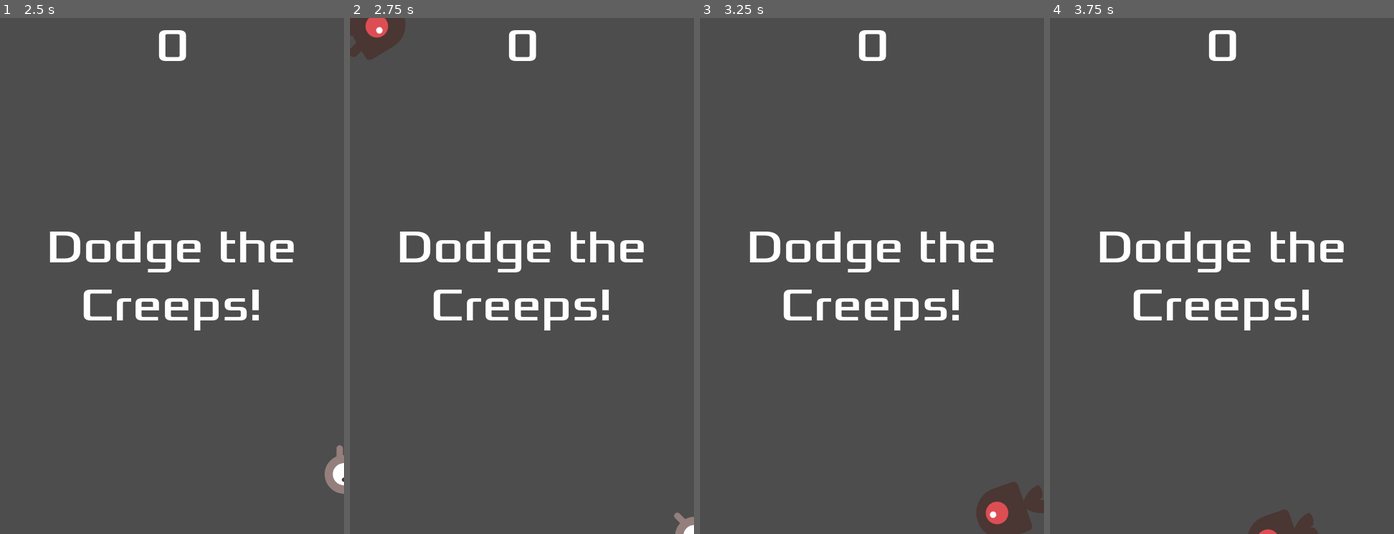
Above: before the commit, frames 1-4 (left to right).
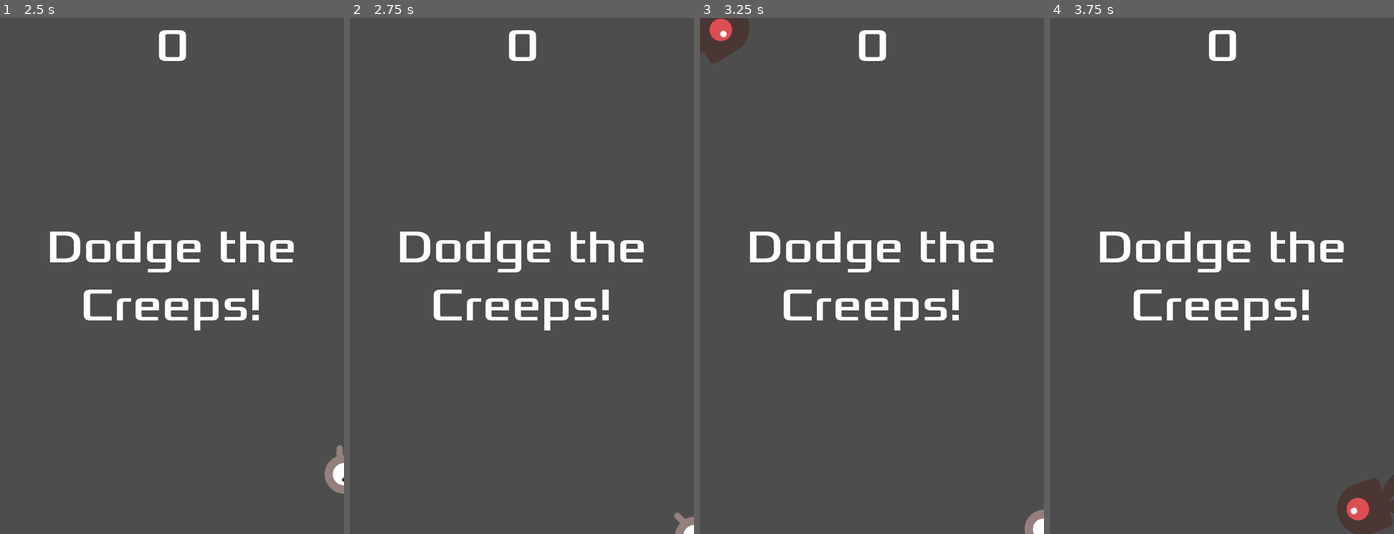
Above: after the commit, the same moments.

Repository: ProgrammingLogic/GoDotTutorial
Game: Godot game, scene res://main.tscn
The game is run twice, just before and just after one commit, with the same random seed, the same clock (stepped at 60 frames per second) and the same inputs.
Inputs:
- Up to frame 1 (2.5 s): click "Start" at 0.5 s; tap Enter at 1.25 s; hold D (move_right) 1.28-2.03 s; hold S (move_down) from 2.03 s (still down)
- Up to frame 2 (2.75 s): keep holding S (move_down)
- Up to frame 3 (3.25 s): release S (move_down) at 2.78 s; hold D (move_right) from 2.78 s (still down)
- Up to frame 4 (3.75 s): release D (move_right) at 3.53 s; hold W (move_up) from 3.53 s (still down)

Frame 1 is identical in both runs. In frame 2, 1.0% of the frame differs, in the area x 0-17%, y 0-9%; in frame 3, 2.6%, in the area x 0-100%, y 0-100%; in frame 4, 2.0%.

Commit message:
Connect HUD.start_game() to Main.new_game()

Diff:
--- a/main.tscn
+++ b/main.tscn
@@ -40,3 +40,4 @@
 [connection signal="timeout" from="MobTimer" to="." method="_on_mob_timer_timeout"]
 [connection signal="timeout" from="ScoreTimer" to="." method="_on_score_timer_timeout"]
 [connection signal="timeout" from="StartTimer" to="." method="_on_start_timer_timeout"]
+[connection signal="start_game" from="HUD" to="." method="new_game"]
